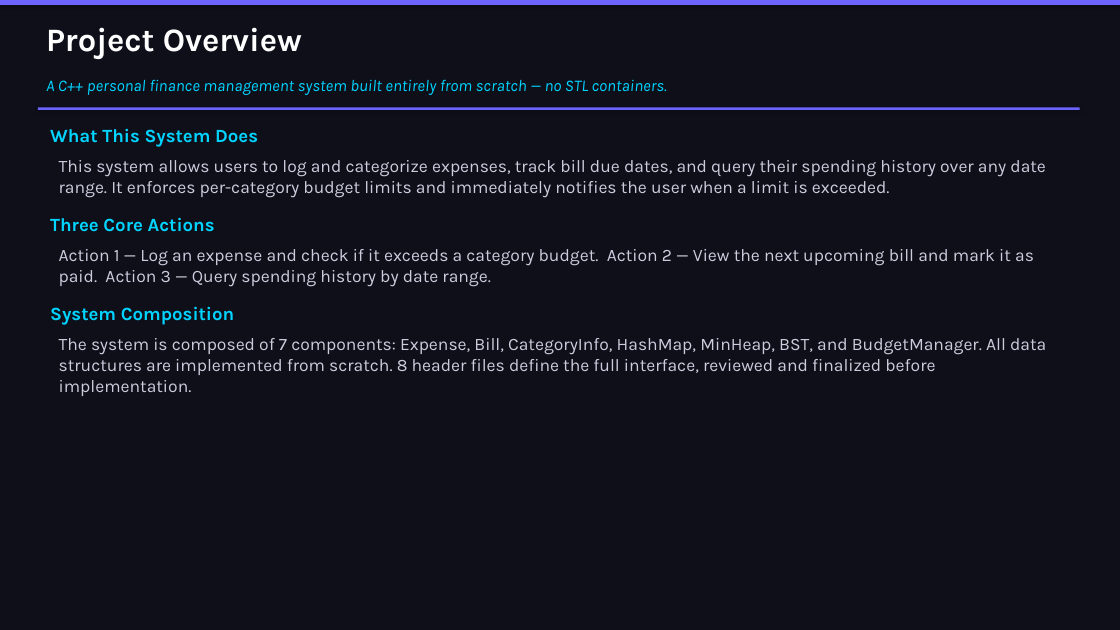
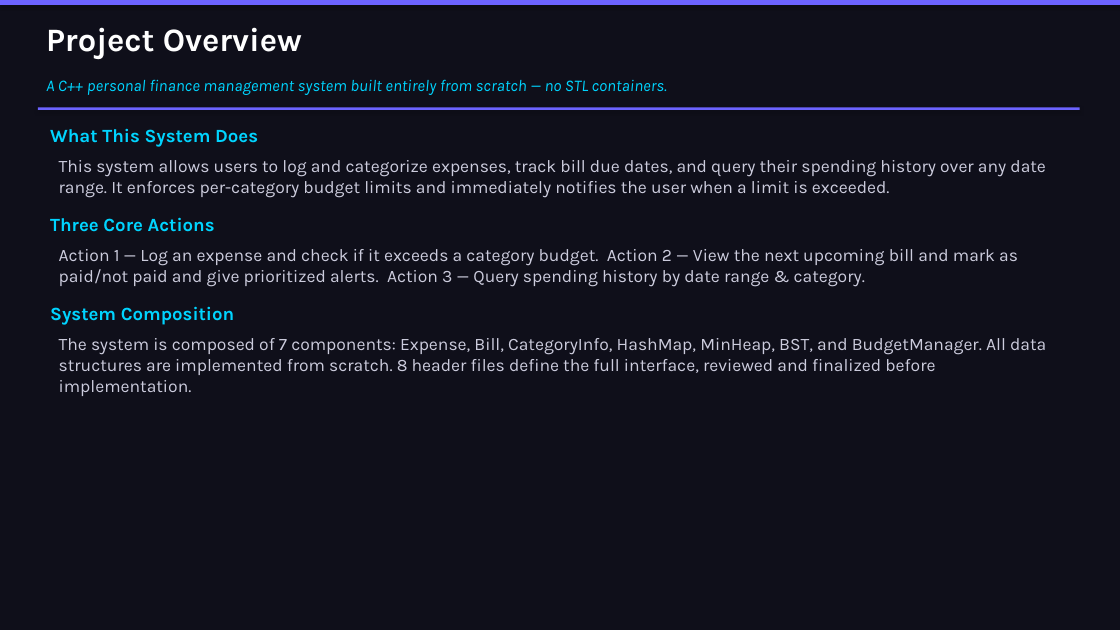
Before and after one commit to sithusoe19619/Bersonal-Budget-Expense-Bill-Payment-and-Due-Date-Management-System-Honors-Class-Project-, a slide deck: slide 2 of DesignPhase_Presentation.pptx. Drawn at 1120x630 pixels with LibreOffice and Linux fonts; fonts in the diff are those of the drawing. Boxes give left, top, right and bottom in pixels: in the first picture for what was removed or moved away, otherwise in the second. Text is boxed around its words. In the diff, an @@ line names an element or a change of style, - is before the commit and + after.

Commit message:
Design Phase: Design Phase Presentation Ready

```diff
--- a/DesignPhase_Presentation.pptx
+++ b/DesignPhase_Presentation.pptx
@@ text at (x1=59, y1=249, x2=1018, y2=287): text changed @@
-Action 1 — Log an expense and check if it exceeds a category budget. Action 2 — View the next upcoming bill and mark it as paid. Action 3 — Query spending history by date range.
+Action 1 — Log an expense and check if it exceeds a category budget. Action 2 — View the next upcoming bill and mark as paid/not paid and give prioritized alerts. Action 3 — Query spending history by date range & category.
```
